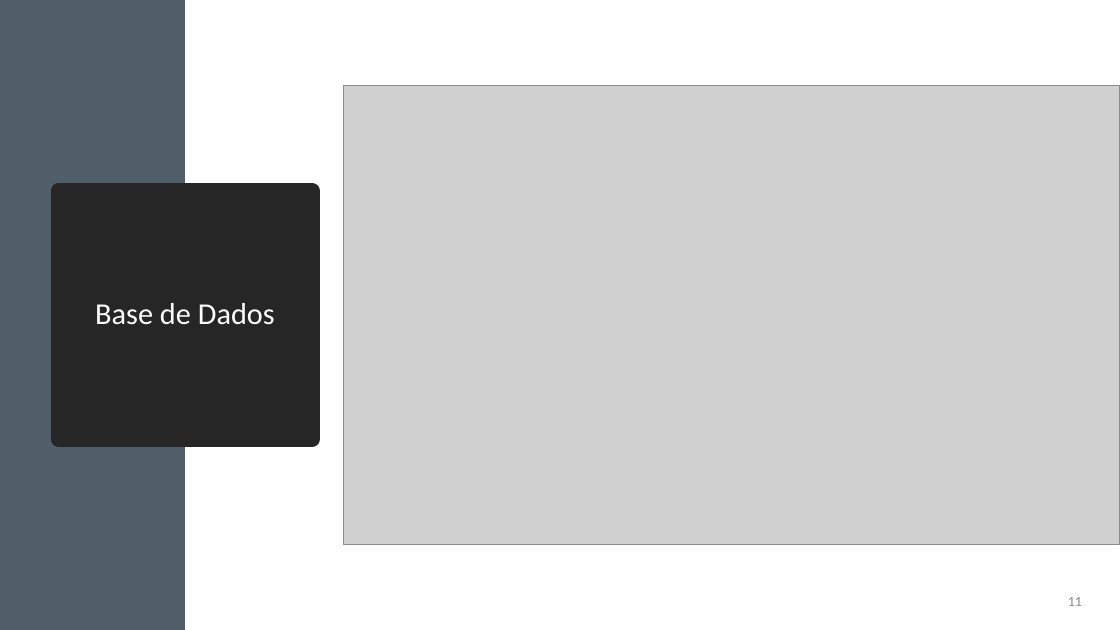
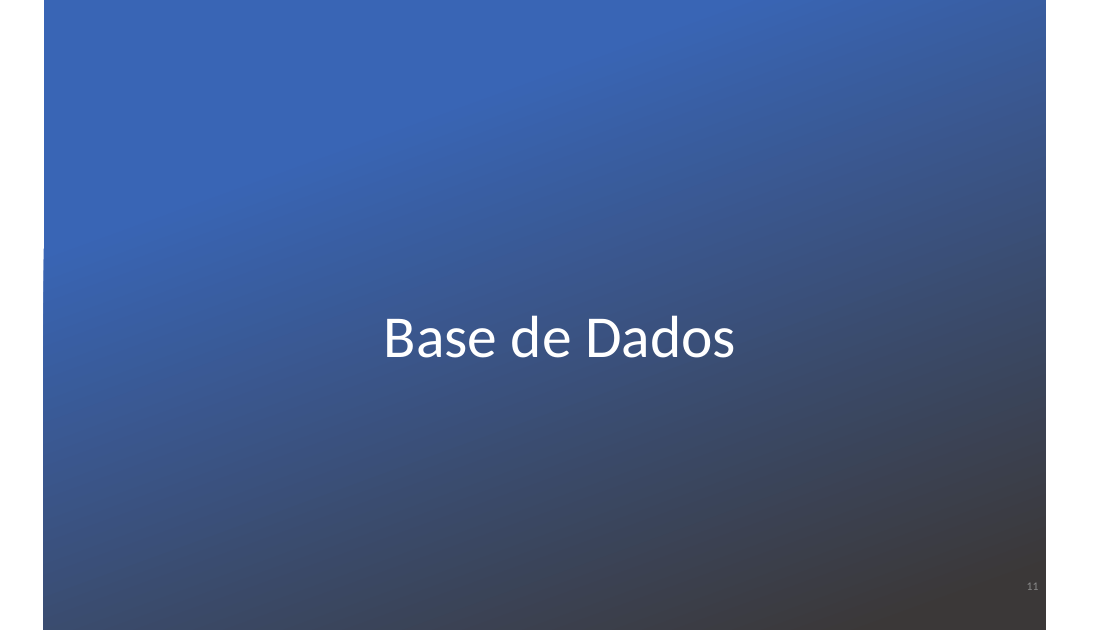
Before and after one commit to brunocv/MyChef, a slide deck: slide 24 of LI4_ppt_fase3.pptx. Drawn at 1120x630 pixels with LibreOffice and Linux fonts; fonts in the diff are those of the drawing; grey boxes stand for pictures; background and template pictures are left out. Boxes give left, top, right and bottom in pixels: in the first picture for what was removed or moved away, otherwise in the second. Text is boxed around its words. In the diff, an @@ line names an element or a change of style, - is before the commit and + after.

```diff
--- a/LI4_ppt_fase3.pptx
+++ b/LI4_ppt_fase3.pptx
@@ rectangle removed at [0, 0, 185, 630] @@
@@ rectangle added at [44, 0, 1046, 630], fill gradient #3965B5 to #3B3838 @@
@@ picture removed at [344, 85, 1120, 544] @@
@@ title "Base de Dados": place and size @@
-title "Base de Dados" at [59, 191, 312, 439]
+title "Base de Dados" at [280, 187, 841, 374]
@@ title "Base de Dados" at [280, 187, 841, 374]: size 26 to 51 pt; vertical alignment middle to bottom; fill #262626 to none; outline #262626 13.75 pt to none @@
@@ text "11": place and size @@
-text "11" at [1068, 597, 1082, 606]
+text "11" at [1027, 583, 1039, 590]
@@ text "11" at [1027, 583, 1039, 590]: size 12 to 10 pt @@
```
Also in this commit, not shown: 4 other slides changed, 1 slide added.
